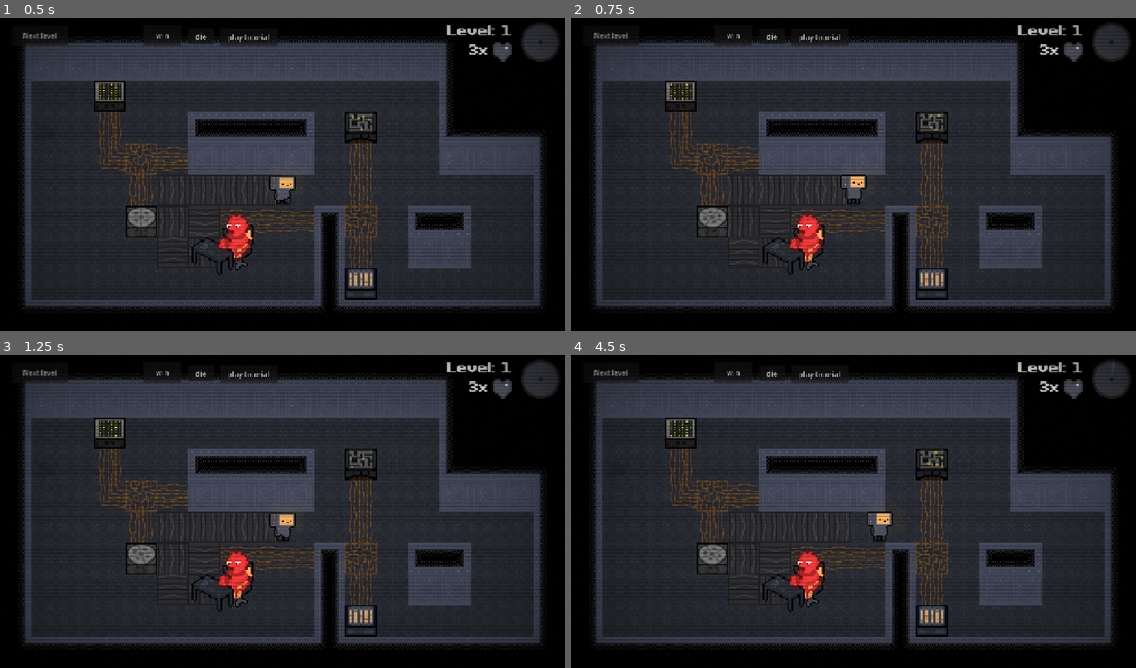
Above: before the commit, frames 1-4 (two rows, left to right).
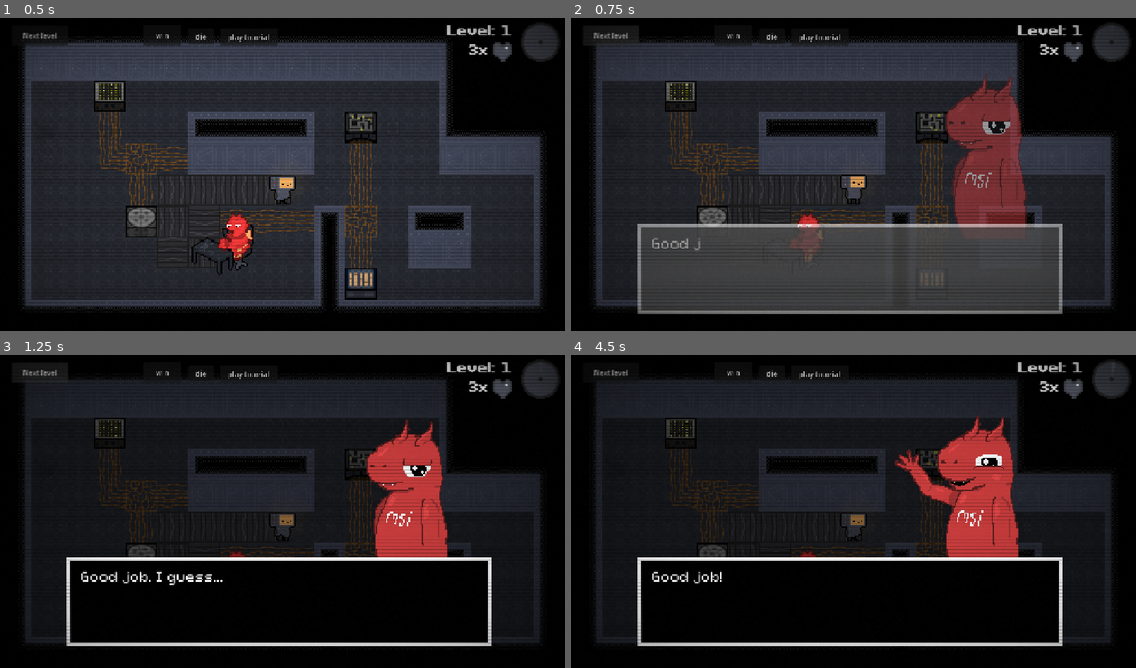
Above: after the commit, the same moments.

Repository: DuneRanger/MSI-GameJam
Game: Godot game, scene res://scenes/game/game.tscn
Same seed, same stepped clock (60 frames per second), same inputs: the game is played once before the commit and once after it.
Inputs (mouse positions are in pixels of both pictures, inside the frame that each line leads up to):
- Up to frame 1 (0.5 s): no input
- Up to frame 2 (0.75 s): click "Next level" at 0.5 s
- Up to frame 3 (1.25 s): no input
- Up to frame 4 (4.5 s): click "Next level" at 1.25 s; click "die" at 2 s; click "win" at 2.75 s; click "play tutorial" at 3.5 s; move the mouse to (977, 495) at 4.27 s; hold D (move_right) from 4.28 s (still down); tap E (interact) at 4.35 s

Frame 1 is identical in both runs. In frame 2, 19% of the frame differs, in the area x 11-87%, y 17-95%; in frame 3, 46%; in frame 4, 47%, in the area x 4-96%, y 8-94%.

Commit message:
Fix debug next level button

Diff:
--- a/scenes/game/game.tscn
+++ b/scenes/game/game.tscn
@@ -60,13 +60,6 @@
 [node name="CanvasLayer2" type="CanvasLayer" parent="." unique_id=1839143896]
 
 [node name="DialogueManager" parent="CanvasLayer2" unique_id=1484026495 instance=ExtResource("4_2a8rs")]
-
-[node name="Button" type="Button" parent="CanvasLayer2" unique_id=2139162572]
-offset_left = 26.0
-offset_top = 17.0
-offset_right = 155.0
-offset_bottom = 63.0
-text = "Next level"
 
 [node name="PostProcessing" type="Node" parent="." unique_id=525483226]
 
@@ -185,8 +178,15 @@
 texture_under = ExtResource("6_2a8rs")
 texture_progress = ExtResource("7_4j704")
 
+[node name="Button" type="Button" parent="HUD" unique_id=2139162572]
+offset_left = 26.0
+offset_top = 17.0
+offset_right = 155.0
+offset_bottom = 63.0
+text = "Next level"
+
 [connection signal="retry_round" from="CanvasLayer2/DialogueManager" to="." method="_on_dialogue_manager_retry_round"]
 [connection signal="total_victory" from="CanvasLayer2/DialogueManager" to="." method="_on_dialogue_manager_total_victory"]
-[connection signal="pressed" from="CanvasLayer2/Button" to="." method="_on_level_timer_timeout"]
 [connection signal="timeout" from="MinigameLeaveTimer" to="." method="_on_minigame_leave_timer_timeout"]
 [connection signal="timeout" from="LevelTimer" to="." method="_on_level_timer_timeout"]
+[connection signal="pressed" from="HUD/Button" to="." method="_on_level_timer_timeout"]
